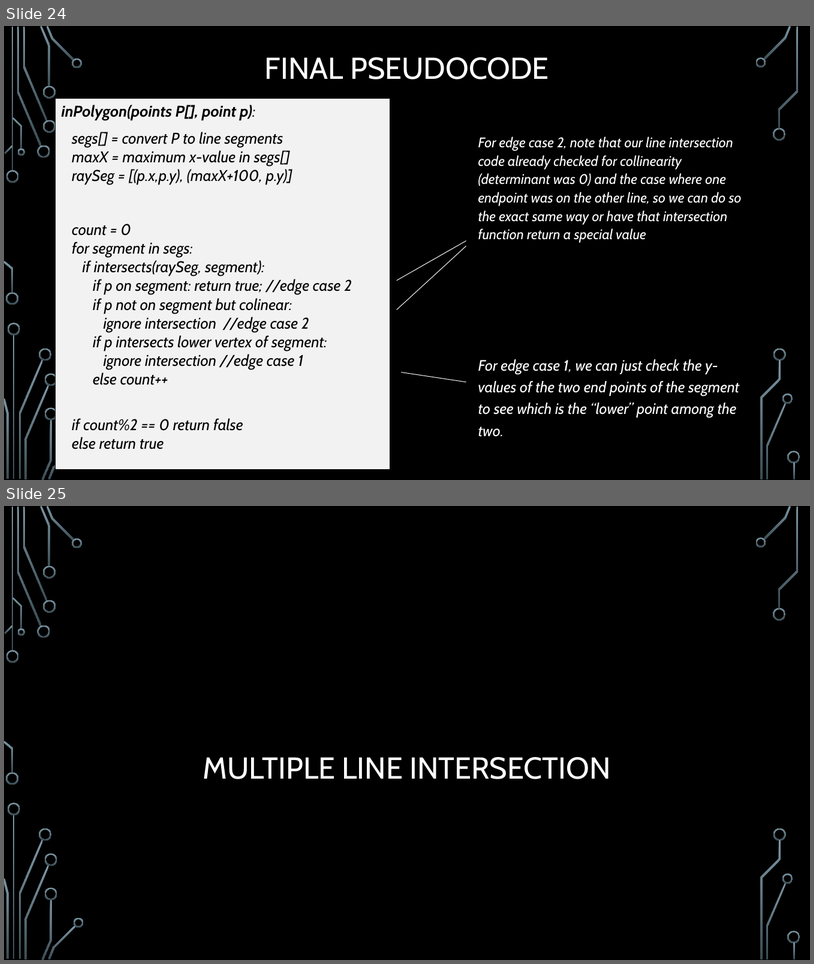
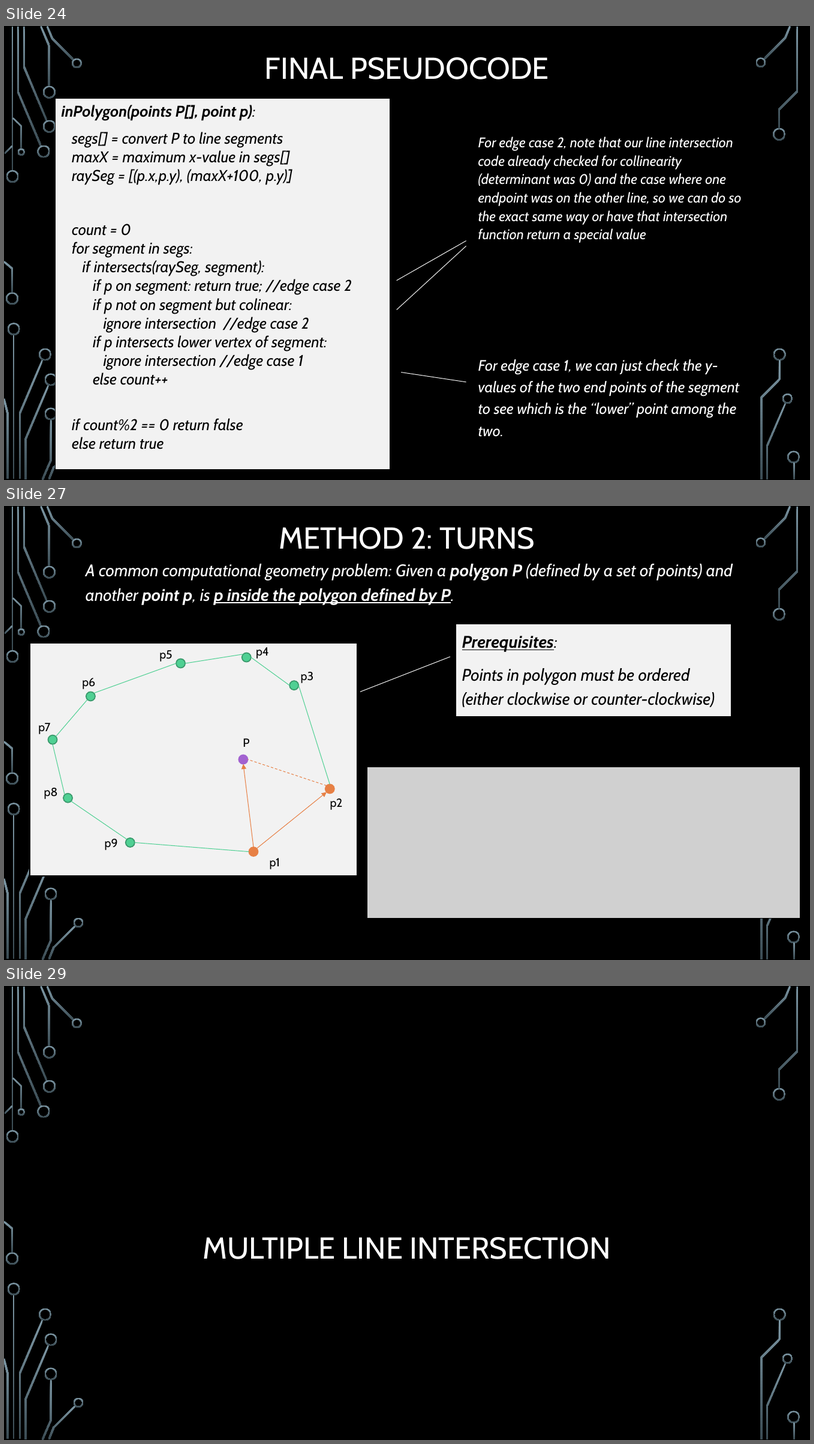
Before and after one commit to janiceeguo/advAlgo, a slide deck: slides/ComputationalGeom-part1-Intersections.pptx. Shown one above the other, each under a label of ours: slides 24 and 25 before the commit, slides 24, 27 and 29 after it; the slides between them are not shown. The pictures are 814x964 and 814x1444 pixels, drawn with LibreOffice and Linux fonts; fonts in the diff are those of the drawing; grey boxes stand for pictures; background and template pictures are left out. Boxes give left, top, right and bottom in pixels: in the first picture for what was removed or moved away, otherwise in the second. Text is boxed around its words. In the diff, an @@ line names an element or a change of style, - is before the commit and + after.

```diff
--- a/slides/ComputationalGeom-part1-Intersections.pptx
+++ b/slides/ComputationalGeom-part1-Intersections.pptx
@@ slide 27 added at [4,506,810,960], background picture (left out); not listed: 32 template elements that a slide beside it also shows @@
@@ title added at [279,527,535,549], 36 pt, text #FFFFFF @@
+METHOD 2: TURNS
@@ text added at [86,564,733,604], 20 pt, text #FFFFFF, italic @@
+A common computational geometry problem: Given a polygon P (defined by a set of points) and another point p, is p inside the polygon defined by P.
@@ rectangle added at [456,624,732,716], fill #F2F2F2, outline #000000 0.75 pt, 20 pt, text #000000, italic @@
+Prerequisites:
+Points in polygon must be ordered (either clockwise or counter-clockwise)
@@ line added from (360, 692) to (450, 657), #F2F2F2 0.75 pt @@
@@ group added at [29,643,357,876]: 10 ellipses, 10 texts, 9 lines, 2 arrows, 1 rectangle @@
+p1
+p2
+p3
+p4
+p5
+p6
+p7
+p8
+p9
+P
@@ picture added at [368,767,801,918] @@
@@ what was slide 25 is now slide 29 @@
```
Also in this commit, not shown: 7 slides changed, 3 other slides added, 3 other files.
